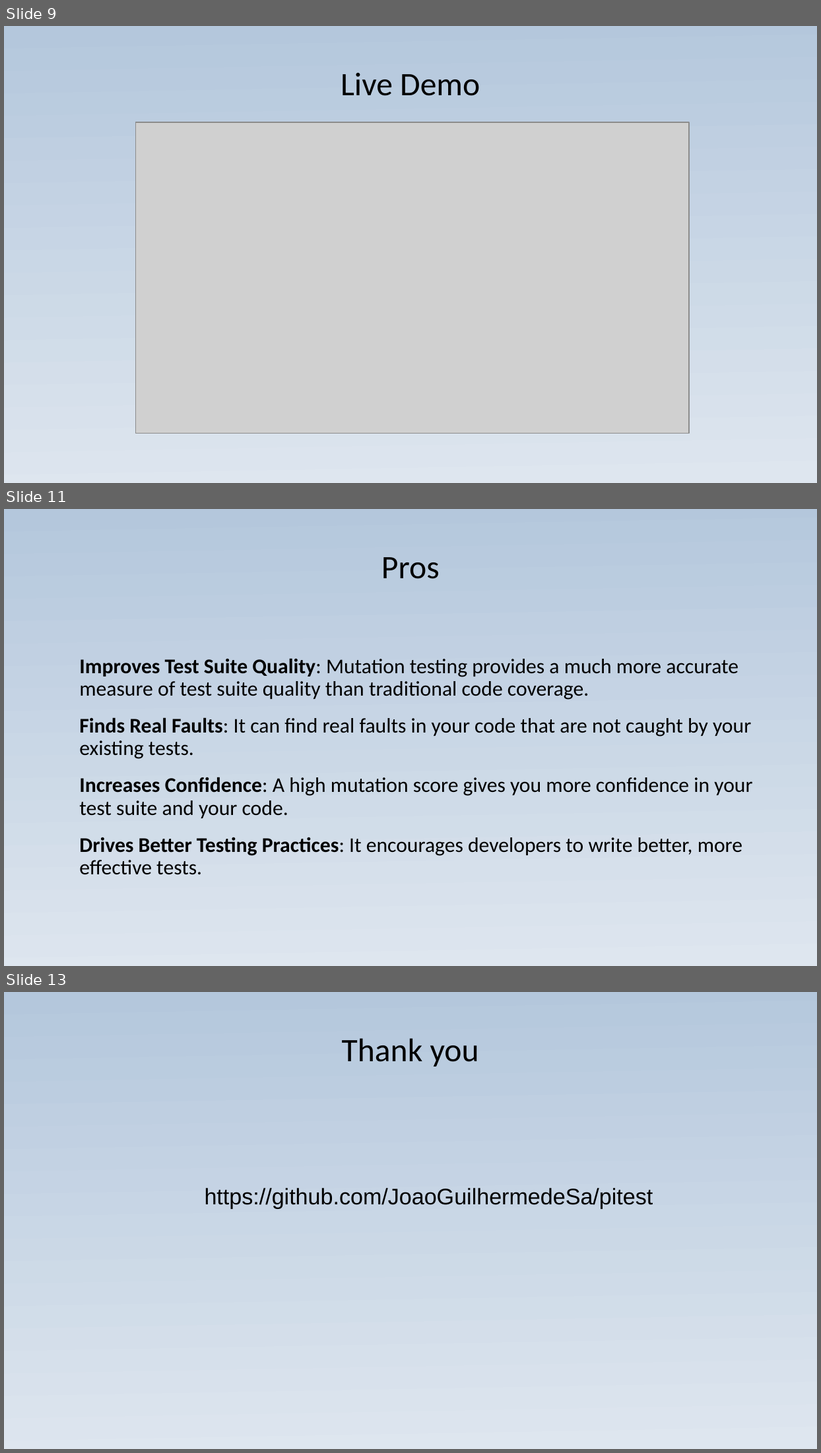
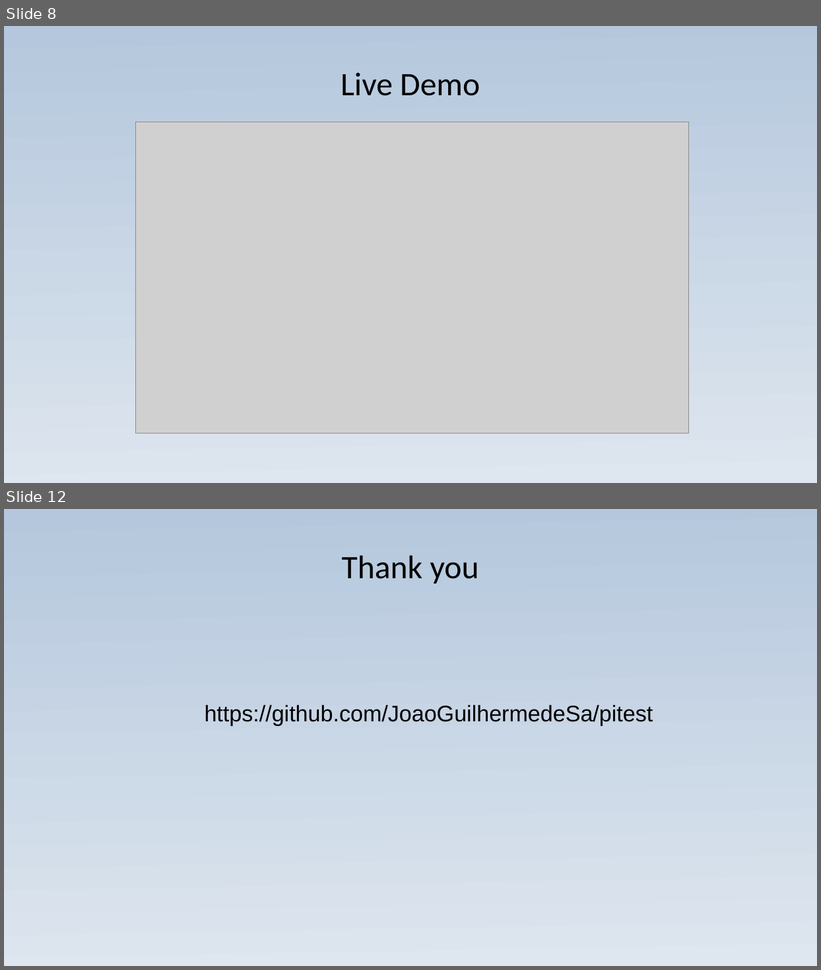
Before and after one commit to JoaoGuilhermedeSa/pitest, a slide deck: Presentation_exibition.ppsx. Shown one above the other, each under a label of ours: slides 9, 11 and 13 before the commit, slides 8 and 12 after it; the slides between them are not shown. The pictures are 821x1453 and 821x970 pixels, drawn with LibreOffice and Linux fonts; fonts in the diff are those of the drawing; grey boxes stand for pictures. Boxes give left, top, right and bottom in pixels: in the first picture for what was removed or moved away, otherwise in the second. Text is boxed around its words. In the diff, an @@ line names an element or a change of style, - is before the commit and + after.

```diff
--- a/Presentation_exibition.ppsx
+++ b/Presentation_exibition.ppsx
@@ slide 11 removed at (x1=4, y1=509, x2=817, y2=966), background gradient #B4C7DC to #DEE6EF @@
@@ title removed at (x1=382, y1=557, x2=440, y2=579) @@
-Pros
@@ text removed at (x1=79, y1=658, x2=752, y2=875) @@
-Improves Test Suite Quality: Mutation testing provides a much more accurate measure of test suite quality than traditional code coverage.
-Finds Real Faults: It can find real faults in your code that are not caught by your existing tests.
-Increases Confidence: A high mutation score gives you more confidence in your test suite and your code.
-Drives Better Testing Practices: It encourages developers to write better, more effective tests.
@@ what was slide 9 is now slide 8 @@
@@ what was slide 13 is now slide 12 @@
```
Also in this commit, not shown: 6 slides changed, 1 slide added, 1 other slide removed, 8 other files.
